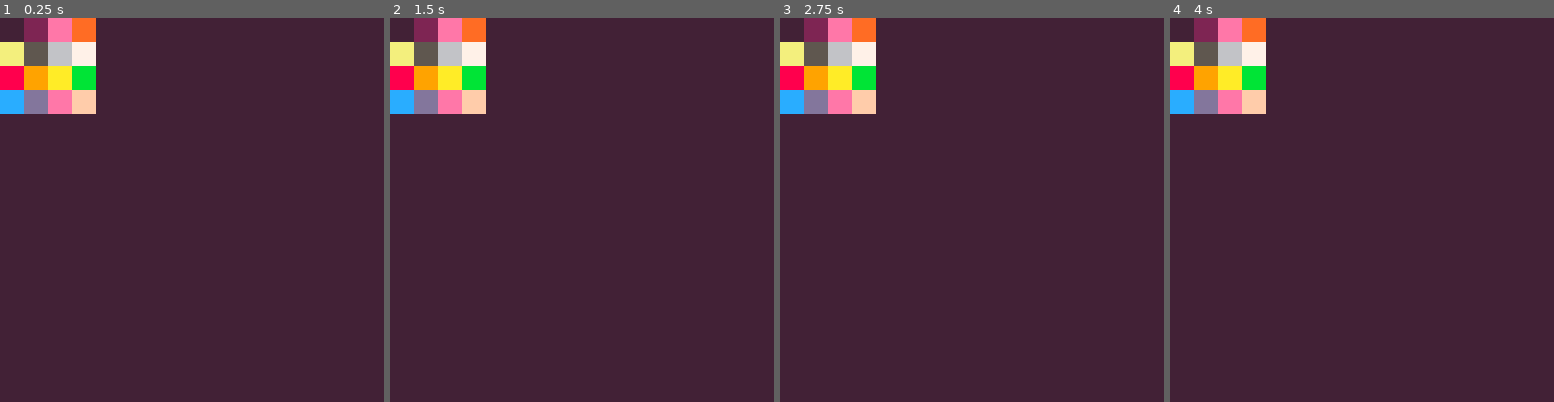
Above: before the commit, frames 1-4 (left to right).
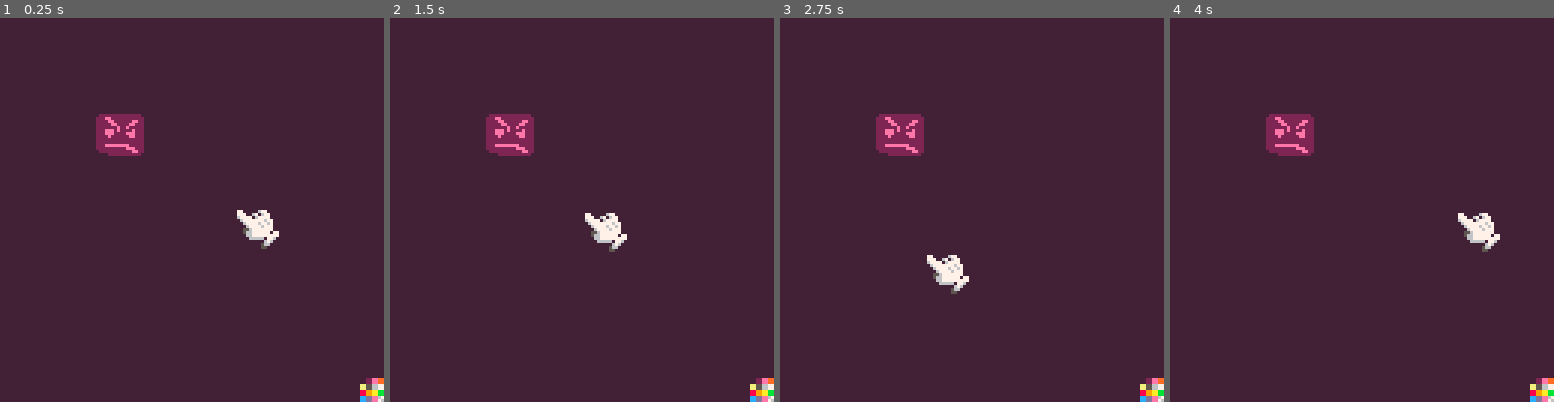
Above: after the commit, the same moments.

Repository: Yolwoocle/minijam_112
Game: PICO-8 cartridge minijam112.p8
Two runs of this game, one before a commit and one after it. Both use one fixed random seed, a clock stepped at 60 frames per second and the inputs below.
Inputs:
- Up to frame 1 (0.25 s): no input
- Up to frame 2 (1.5 s): no input
- Up to frame 3 (2.75 s): hold Left 1.97-2.37 s; hold Down from 2.42 s (still down)
- Up to frame 4 (4 s): release Down at 2.82 s; hold Right 2.87-3.53 s; hold Up from 3.58 s (still down)

The runs differ from the first frame. In frame 1, 8.2% of the frame differs, in the area x 0-100%, y 0-100%; in frame 2, 8.2%; in frame 3, 8.2%; in frame 4, 8.2%.

Commit message:
i tried to do a more complicated exmaple but i got too drunk
im sorry

Diff:
--- a/minijam112.p8
+++ b/minijam112.p8
@@ -3,26 +3,90 @@
 __lua__
 -- init
 
+debug=""
+debugmode=true
+
 function _init()
+	--data init
 	t=0
+
+	--palette
 	pal({[0]=130,2,14,137,135},1)
-	--poke(0x5f2e,1)
-
-end
-
+	palt(0,false)palt(15,true) --15 is transparent
+	poke(0x5f2e,1)
+
+	--create objects
+	c={ --cursor object
+		dobj=create_dobj(150,63), --for this object init position doesn't really matter . because it's pos is updated every frame
+		lx=4,ly=4, --local x/y can be changed , not a great representation , just one way of doing it
+	}
+	scary_obj={ --example enemy object
+		dobj=create_dobj(32,32),
+	}
+	anim={} --animation comtroller
+end
 -->8
 -- update60
 
-function _update60()
+function _update()
 	t+=1
-end
+
+	move_cursor()
+
+	update_anim()
+end
+
+--object update
+function move_cursor()
+	--find a new direction based
+	--off button input
+	local dir={0,0}
+	if(btnp(➡️))dir[1]+=1
+	if(btnp(⬅️))dir[1]-=1
+	if(btnp(⬆️))dir[2]-=1
+	if(btnp(⬇️))dir[2]+=1
+
+	--if its not 0 then
+	--do the object update shit
+	local pos={c.lx,c.ly}
+	if dir!={0,0} then
+		--update object local pos
+		c.lx+=dir[1]
+		c.ly+=dir[2]
+
+		--object object screen pos
+		--each lx/ly is 16 screen pos
+		anim_to_point(c,c.lx*16,c.ly*16,0.8)
+	end
+end
+
 -->8
 -- draw
 
 function _draw()
 	--
 	cls(0)
-	sspr(0,0,8,8,0,0,32,32)
+
+	draw_scary_obj()
+
+	draw_cursor() --draw cursor??
+
+	--debugmode
+	if debugmode then
+		print(debug,1,1,7) --always have last
+		sspr(0,24,8,8,120,120)
+	end
+end
+
+
+--object drawcalls
+
+function draw_cursor()
+	sspr(0,0,16,15,dx(c),dy(c))
+end
+
+function draw_scary_obj()
+	sspr(16,0,16,14,dx(scary_obj),dy(scary_obj))
 end
 -->8
 --
@@ -30,10 +94,114 @@
 --
 -->8
 --data management
+
+--create ""display obj""
+--basically used to control
+--all objects as they appear
+--on screen
+function create_dobj(_x,_y)
+	return {
+		--world x,y
+		--position on screen
+		wx=_x,
+		wy=_y,
+
+		--offset x,y
+		--used as an unmoving offset
+		--think raised tiles
+		ox=0,
+		oy=0,
+
+		--anim x,y
+		--value that slowly gets
+		--reduced to 0 . used for
+		--animation
+		ax=0,
+		ay=0,
+	}
+end
+
+--returns x screen loc of dobj
+function dx(_obj)
+	local _d=_obj.dobj
+	return _d.wx+_d.ox+_d.ax
+end
+
+--returns y screen loc of dobj
+function dy(_obj)
+	local _d=_obj.dobj
+	return _d.wy+_d.oy+_d.ay
+end
+
+--animate object to location
+--nil value for x/y means 0
+function anim_to_point(_o,_x,_y,_s)
+	local _d,_s=_o.dobj,_s or 0.8
+	local _x=_x or _d.wx
+	local _y=_y or _d.wy
+
+	--delete anim if object
+	--already has an anim
+	for a in all(anim) do
+		if a.o==_d then
+			del(anim,a)
+		end
+	end
+
+	_d.ax=_d.ax+_d.wx-_x
+	_d.ay=_d.ay+_d.wy-_y
+	_d.wx,_d.wy=_x,_y
+
+
+	add(anim,{o=_d,speed=_s})
+end
+
+--update animations
+--lower every anim.ax/ay by
+--anim.speed every frame
+--remove if it's close to 0
+function update_anim()
+	for a in all(anim) do
+		--make the anim offset smaller
+		_aoax,_aoay=a.o.ax*a.speed,a.o.ay*a.speed
+
+		--delete the anim obj
+		--if the obj is ""home""
+		if abs(_aoax)<0.3 and abs(_aoay)<0.5 then
+			_aoax,_aoay=0,0
+			del(anim,a)
+		end
+		a.o.ax,a.o.ay=_aoax,_aoay
+	end
+end
 -->8
 --tools
 -->8
 --data
+…(24 lines of a section not shown)…
 
 
 
Not shown, changed: 32 lines of the sprite sheet (__gfx__) section of minijam112.p8
